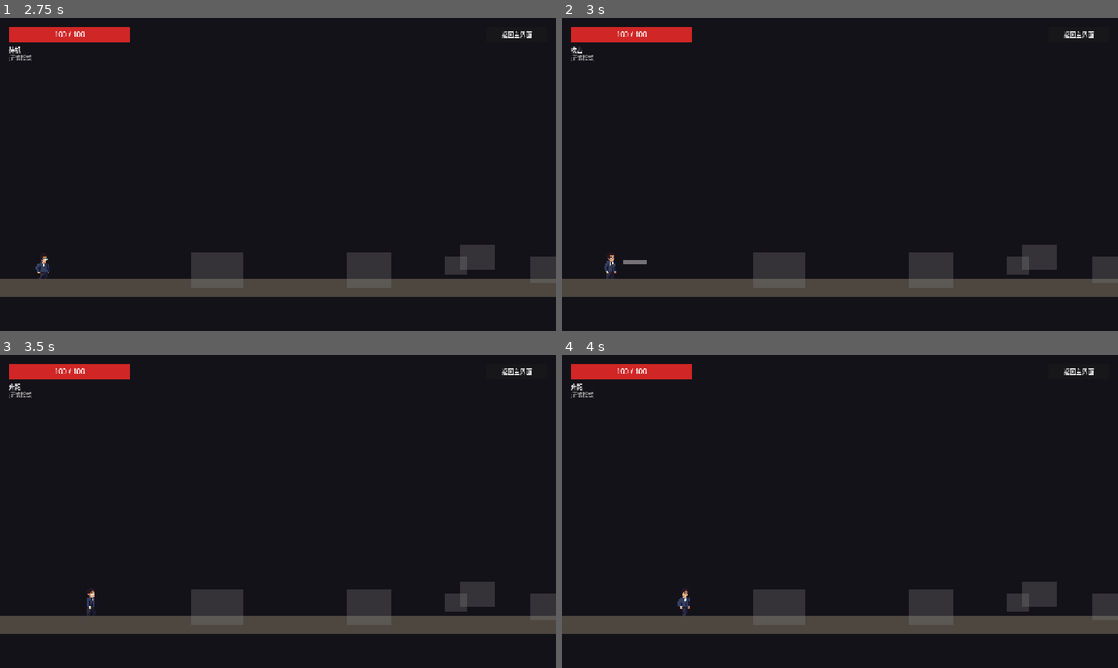
Above: before the commit, frames 1-4 (two rows, left to right).
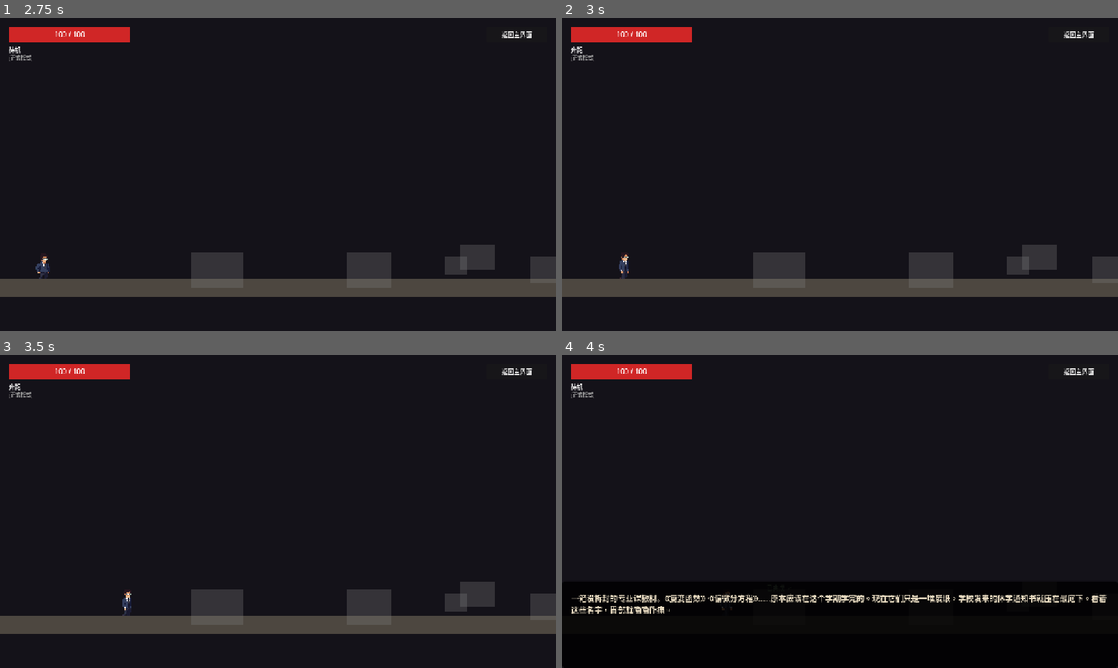
Above: after the commit, the same moments.

Repository: szshs/copyWorms
Game: Godot game, scene res://UI/TitleScreen.tscn
The game is run twice, just before and just after one commit, with the same random seed, the same clock (stepped at 60 frames per second) and the same inputs.
Inputs (mouse positions are in pixels of both pictures, inside the frame that each line leads up to):
- Up to frame 1 (2.75 s): click "开始游戏 (正式模式)" at 0.5 s; click "返回主界面" at 1.25 s; click "开始游戏 (正式模式)" at 2 s
- Up to frame 2 (3 s): tap Enter (ui_accept) at 2.75 s; move the mouse to (962, 158) at 2.77 s; hold Right (ui_right) from 2.78 s (still down); click (962, 158) at 2.85 s
- Up to frame 3 (3.5 s): keep holding Right (ui_right); tap Space (player_jump) at 3.02 s
- Up to frame 4 (4 s): keep holding Right (ui_right); move the mouse to (728, 527) at 3.52 s; tap Shift (player_dash) at 3.6 s; tap Space (player_jump) at 3.77 s

Frame 1 is identical in both runs. In frame 2, 0.3% of the frame differs, in the area x 1-16%, y 9-84%; in frame 3, 0.2%; in frame 4, 9.6%, in the area x 0-100%, y 9-90%.

Commit message:
优化软件架构，增加上下左右攻击

Diff:
--- a/LevelModule/Formal/Level_01.gd
+++ b/LevelModule/Formal/Level_01.gd
@@ -15,9 +15,7 @@
 var sleep_count: int = 0
 var current_chat_index: int = 0
 
-var _original_jump_velocity: float = 0.0
-var _original_dash_speed: float = 0.0
-var _original_attack_damage: int = 0
+# 能力开关（布尔标志替代改config数值，更干净）
 
 var _narrative_panel: Panel = null
 var _narrative_text: RichTextLabel = null
@@ -148,20 +146,19 @@
 
 func _restrict_player_mechanics() -> void:
 	var player = GameManager.player_ref
-	if not player or not player.config: return
-	_original_jump_velocity = player.config.jump_velocity
-	_original_dash_speed = player.config.dash_speed
-	_original_attack_damage = player.config.attack_damage
-	player.config.jump_velocity = 0.0
-	player.config.dash_speed = 0.0
-	player.config.attack_damage = 0
+	if not player: return
+	player.can_jump = false
+	player.can_dash = false
+	player.can_attack = false
+	player.can_skill = false
 
 func _restore_player_mechanics() -> void:
 	var player = GameManager.player_ref
-	if not player or not player.config: return
-	player.config.jump_velocity = _original_jump_velocity
-	player.config.dash_speed = _original_dash_speed
-	player.config.attack_damage = _original_attack_damage
+	if not player: return
+	player.can_jump = true
+	player.can_dash = true
+	player.can_attack = true
+	player.can_skill = true
 
 func _freeze_player(freeze: bool) -> void:
 	var player = GameManager.player_ref
--- a/PlayerModule/Formal/PlayerBase.gd
+++ b/PlayerModule/Formal/PlayerBase.gd
@@ -8,6 +8,12 @@
 
 # 配置引用
 @export var config: PlayerConfig = null
+
+# 能力开关（关卡可控制禁用/启用特定能力）
+var can_jump: bool = true
+var can_dash: bool = true
+var can_attack: bool = true
+var can_skill: bool = true
 
 # 状态变量
 var current_state: int = GlobalDefine.PlayerState.IDLE
@@ -130,11 +136,11 @@
 				_change_state(GlobalDefine.PlayerState.FALL)
 
 func _handle_input() -> void:
-	if _input_attack_just_pressed():
+	if can_attack and _input_attack_just_pressed():
 		perform_attack()
-	if _input_dash_just_pressed():
+	if can_dash and _input_dash_just_pressed():
 		perform_dash()
-	if _input_skill_just_pressed():
+	if can_skill and _input_skill_just_pressed():
 		perform_skill()
 	if _input_pause_just_pressed():
 		GameManager.toggle_pause()
@@ -298,7 +304,7 @@
 	else:
 		_air_time = 0.0
 
-	if _input_jump_just_pressed():
+	if can_jump and _input_jump_just_pressed():
 		_perform_jump()
 
 func _handle_run(delta: float) -> void:
@@ -315,7 +321,7 @@
 	else:
 		_air_time = 0.0
 
-	if _input_jump_just_pressed():
+	if can_jump and _input_jump_just_pressed():
 		_perform_jump()
 
 func _handle_jump(delta: float) -> void:
@@ -342,7 +348,7 @@
 			_change_state(GlobalDefine.PlayerState.RUN)
 		else:
 			_change_state(GlobalDefine.PlayerState.IDLE)
-	if _input_jump_just_pressed() and not has_double_jumped and can_double_jump:
+	if can_jump and _input_jump_just_pressed() and not has_double_jumped and can_double_jump:
 		_perform_double_jump()
 
 func _handle_attack_state(delta: float) -> void:
--- a/PlayerModule/Formal/Player_Warrior.gd
+++ b/PlayerModule/Formal/Player_Warrior.gd
@@ -126,8 +126,8 @@
 		return
 	has_hit_this_attack = true
 
-	var facing_dir = 1.0 if is_facing_right else -1.0
-	var attack_center = global_position + Vector2(facing_dir * 40, -10)
+	var attack_dir := _get_attack_direction()
+	var attack_center = global_position + attack_dir * 40
 	var attack_range = config.attack_range if config else 80.0
 
 	for enemy in GameManager.get_enemies():
@@ -139,7 +139,7 @@
 				0,
 				GlobalDefine.DamageType.PHYSICAL
 			)
-			var kb_dir = Vector2(facing_dir, -0.3).normalized()
+			var kb_dir = attack_dir.normalized() if attack_dir != Vector2.ZERO else Vector2(1, 0)
 			if enemy.has_method("take_damage"):
 				enemy.take_damage(result["damage"], kb_dir)
 			EventBus.emit(GlobalDefine.EventName.PLAYER_ATTACK_HIT, {
@@ -149,6 +149,19 @@
 				"is_crit": result["is_crit"]
 			})
 			break
+
+## 获取攻击方向：地面→面朝方向，空中→方向键决定
+func _get_attack_direction() -> Vector2:
+	if is_on_floor():
+		return Vector2(1.0 if is_facing_right else -1.0, -0.2)
+
+	# 空中：读取方向键
+	var input_dir = Input.get_vector("ui_left", "ui_right", "ui_up", "ui_down")
+	if abs(input_dir.x) > 0.1 or abs(input_dir.y) > 0.1:
+		return Vector2(input_dir.x, input_dir.y).normalized()
+
+	# 无方向键 → 面向方向水平攻击
+	return Vector2(1.0 if is_facing_right else -1.0, 0.0)
 
 func _on_skill() -> void:
 	super._on_skill()
